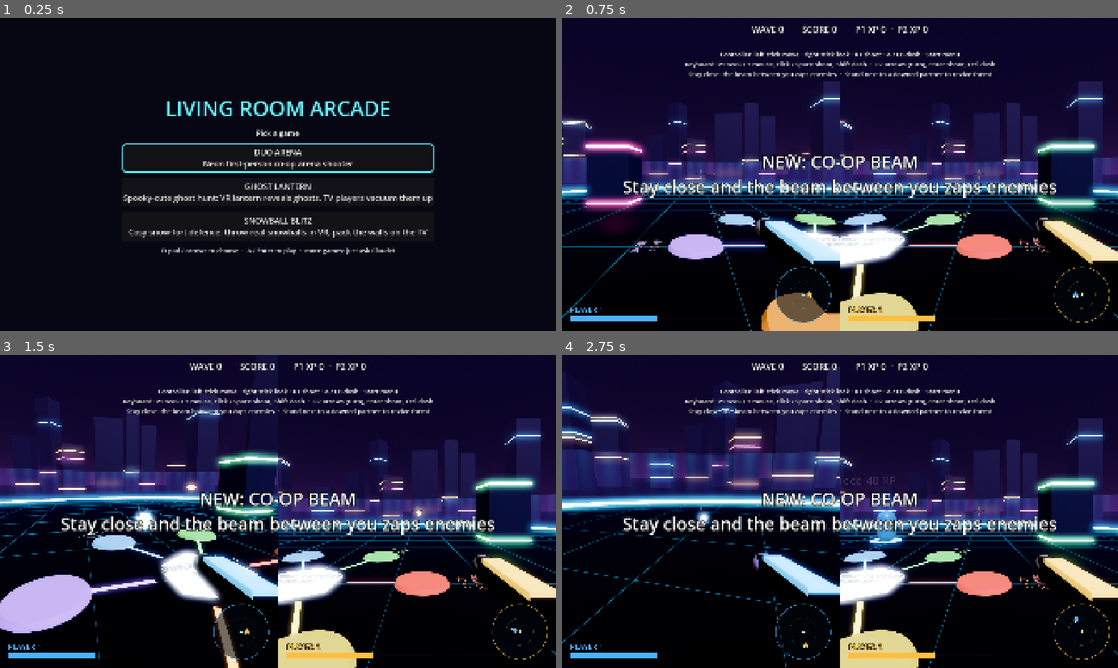
Above: before the commit, frames 1-4 (two rows, left to right).
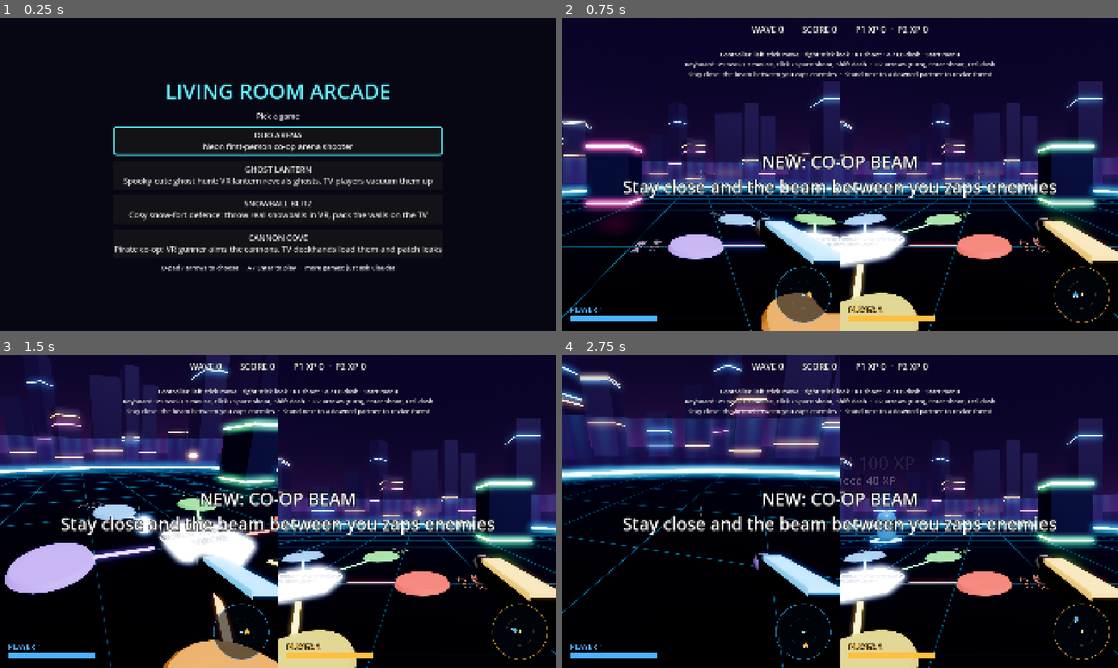
Above: after the commit, the same moments.

Repository: SimonBiggs/claude-code-steam-frame-coop
Game: Godot game, scene res://arcade.tscn
Same seed, same stepped clock (60 frames per second), same inputs: the game is played once before the commit and once after it.
Inputs (mouse positions are in pixels of both pictures, inside the frame that each line leads up to):
- Up to frame 1 (0.25 s): no input
- Up to frame 2 (0.75 s): click "DUO ARENA Neon first-person c…" at 0.5 s
- Up to frame 3 (1.5 s): tap Enter at 1.25 s; move the mouse to (305, 511) at 1.27 s; hold W from 1.28 s (still down); hold Enter from 1.28 s (still down); click (305, 511) at 1.42 s
- Up to frame 4 (2.75 s): keep holding W; tap Space at 1.52, 1.82, 2.27, 2.57 s; move the mouse to (812, 511) at 2.02 s; release Enter at 2.03 s; tap R at 2.1 s

The runs differ from the first frame. In frame 1, 9.1% of the frame differs, in the area x 20-80%, y 20-81%; in frame 2, nothing differs; in frame 3, 25%, in the area x 0-50%, y 0-100%; in frame 4, 17%.

Commit message:
Add CANNON COVE to the arcade
Co-Authored-By: Claude Opus 5.5 <noreply@anthropic.com>

Diff:
--- a/arcade/arcade.gd
+++ b/arcade/arcade.gd
@@ -12,6 +12,8 @@
 		"blurb": "Spooky-cute ghost hunt: VR lantern reveals ghosts, TV players vacuum them up"},
 	{"id": "snowball_blitz", "name": "SNOWBALL BLITZ", "scene": "res://games/snowball_blitz/main.tscn",
 		"blurb": "Cosy snow-fort defence: throw real snowballs in VR, pack the walls on the TV"},
+	{"id": "cannon_cove", "name": "CANNON COVE", "scene": "res://games/cannon_cove/main.tscn",
+		"blurb": "Pirate co-op: VR gunner aims the cannons, TV deckhands load them and patch leaks"},
 ]
 const DEFAULT_PORT := 7777
 const JOIN_TIMEOUT_MS := 5000
